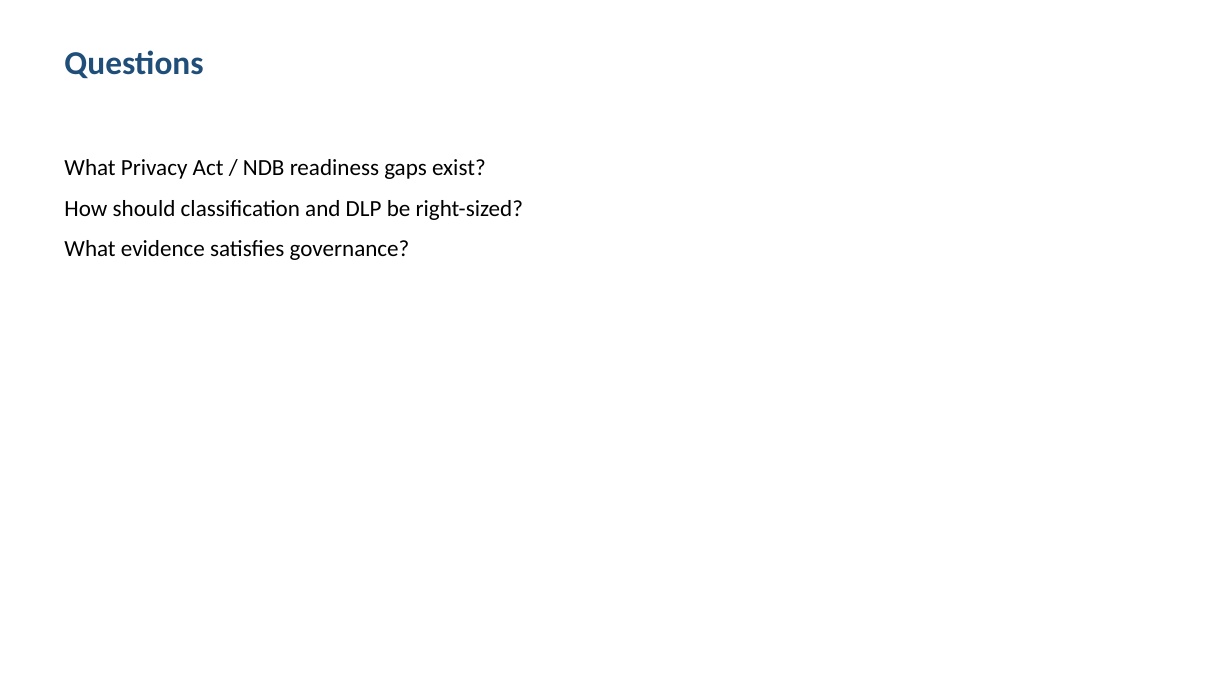
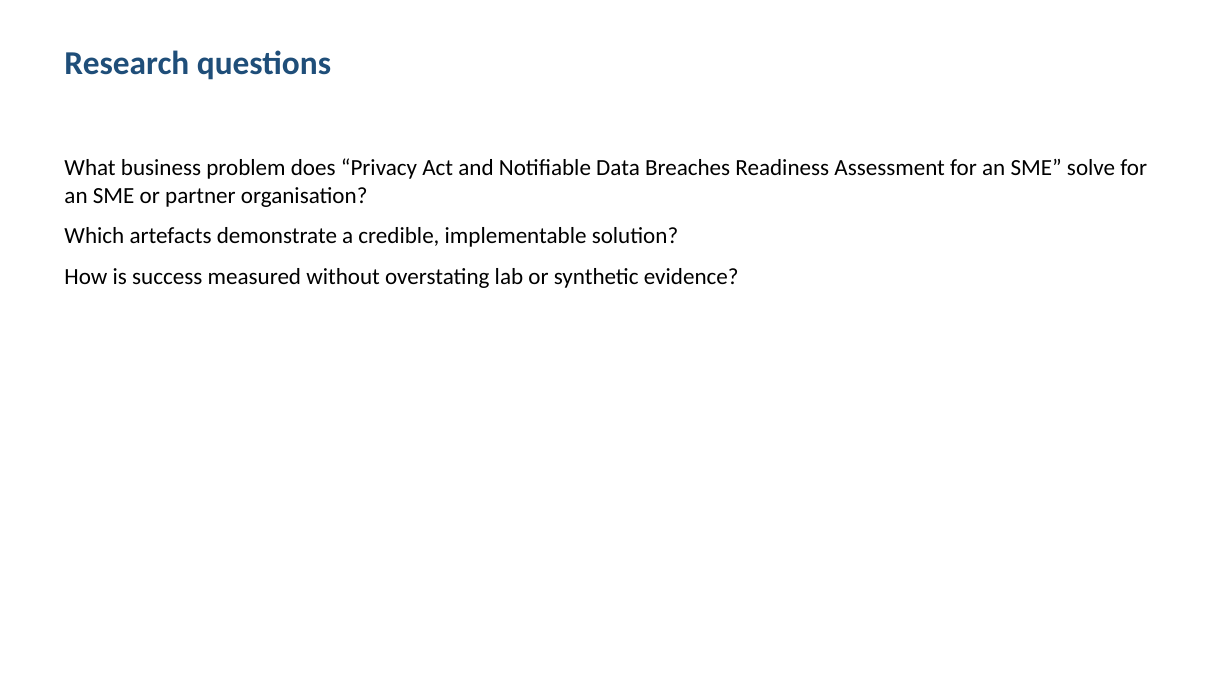
Before and after one commit to shohrabniaz/privacy-act-ndb-readiness, a slide deck: slide 2 of Final_Submission/02_Presentation.pptx. Drawn at 1232x693 pixels with LibreOffice and Linux fonts; fonts in the diff are those of the drawing. Boxes give left, top, right and bottom in pixels: in the first picture for what was removed or moved away, otherwise in the second. Text is boxed around its words. In the diff, an @@ line names an element or a change of style, - is before the commit and + after.

Commit message:
Polish portfolio pack for professional showcase readiness.

```diff
--- a/Final_Submission/02_Presentation.pptx
+++ b/Final_Submission/02_Presentation.pptx
@@ text at box(64, 50, 331, 80): text changed @@
-Questions
+Research questions
@@ text at box(64, 158, 1147, 288): text changed @@
-What Privacy Act / NDB readiness gaps exist?
-How should classification and DLP be right-sized?
-What evidence satisfies governance?
+What business problem does “Privacy Act and Notifiable Data Breaches Readiness Assessment for an SME” solve for an SME or partner organisation?
+Which artefacts demonstrate a credible, implementable solution?
+How is success measured without overstating lab or synthetic evidence?
```
Also in this commit, not shown: 3 other slides changed, 12 other files.
